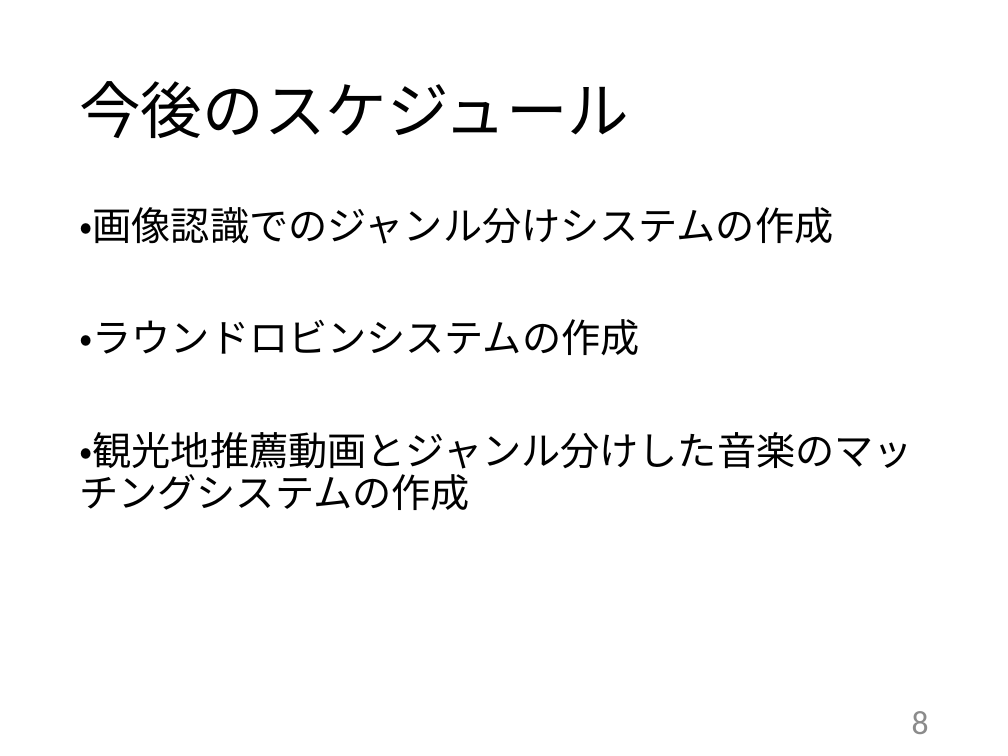
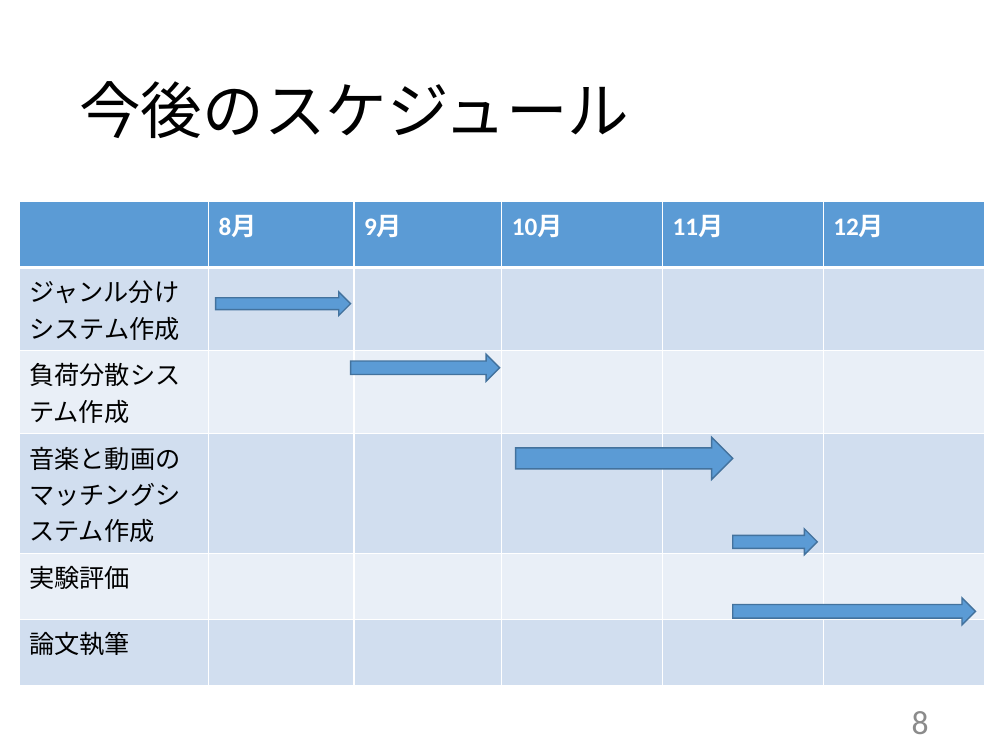
Before and after one commit to kait-takanolab/1821144-yoshii-thesis, a slide deck: slide 8 of 学部_中間発表_1821144.pptx. Drawn at 1008x756 pixels with LibreOffice and Linux fonts; fonts in the diff are those of the drawing. Boxes give left, top, right and bottom in pixels: in the first picture for what was removed or moved away, otherwise in the second. Text is boxed around its words. In the diff, an @@ line names an element or a change of style, - is before the commit and + after.

```diff
--- a/学部_中間発表_1821144.pptx
+++ b/学部_中間発表_1821144.pptx
@@ table added at box(19, 202, 986, 659), 6 rows, 6 columns @@
+ | 8月 | 9月 | 10月 | 11月 | 12月
+ジャンル分けシステム作成 |  |  |  |  | 
+負荷分散システム作成 |  |  |  |  | 
+音楽と動画のマッチングシステム作成 |  |  |  |  | 
+実験評価 |  |  |  |  | 
+論文執筆 |  |  |  |  | 
@@ text removed at box(79, 207, 912, 510) @@
-・画像認識でのジャンル分けシステムの作成
-・ラウンドロビンシステムの作成
-・観光地推薦動画とジャンル分けした音楽のマッチングシステムの作成
@@ right arrow added at box(216, 292, 351, 316), fill #5B9BD5, outline #43739E 1 pt @@
@@ right arrow added at box(351, 354, 500, 381), fill #5B9BD5, outline #43739E 1 pt @@
@@ right arrow added at box(516, 437, 733, 480), fill #5B9BD5, outline #43739E 1 pt @@
@@ right arrow added at box(733, 529, 817, 555), fill #5B9BD5, outline #43739E 1 pt @@
@@ right arrow added at box(733, 598, 976, 625), fill #5B9BD5, outline #43739E 1 pt @@
```
Also in this commit, not shown: 6 other slides changed, 1 slide added, 1 slide removed.
